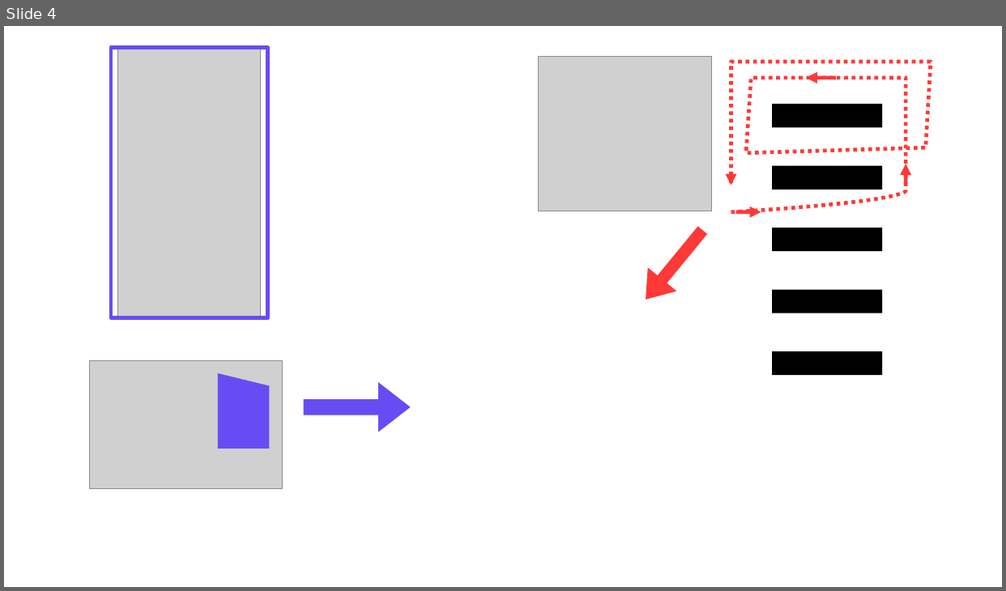
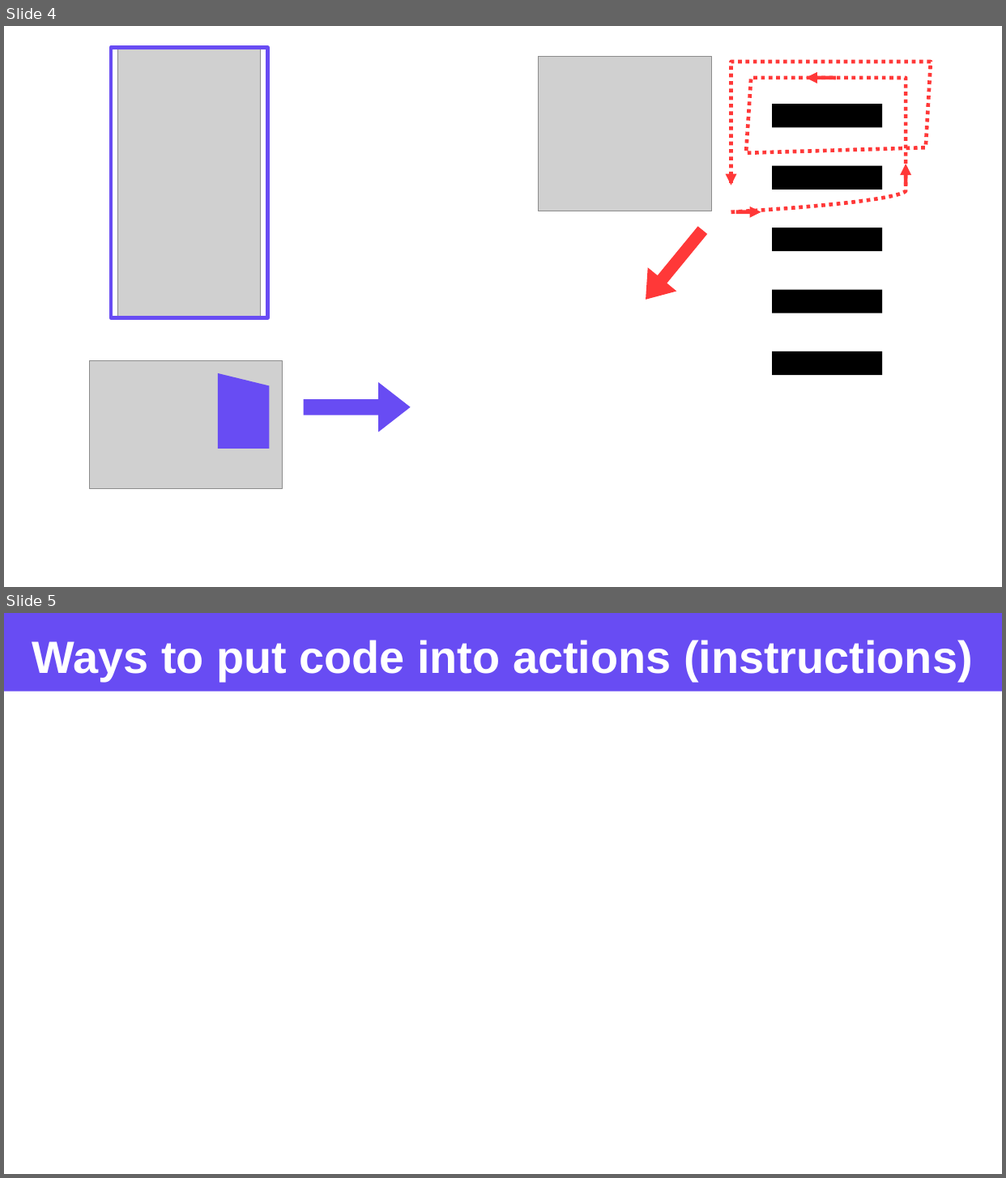
Before and after one commit to appijumbo/talks, a slide deck: WebAssembly Lightening Talk/webAssembly Talk v6.pptx. Shown one above the other, each under a label of ours: slide 4 before the commit, slides 4 and 5 after it. The pictures are 1006x591 and 1006x1178 pixels, drawn with LibreOffice and Linux fonts; fonts in the diff are those of the drawing; grey boxes stand for pictures. Boxes give left, top, right and bottom in pixels: in the first picture for what was removed or moved away, otherwise in the second. Text is boxed around its words. In the diff, an @@ line names an element or a change of style, - is before the commit and + after.

```diff
--- a/WebAssembly Lightening Talk/webAssembly Talk v6.pptx
+++ b/WebAssembly Lightening Talk/webAssembly Talk v6.pptx
@@ slide 5 added at (x1=4, y1=613, x2=1002, y2=1174), background #FFFFFF @@
@@ rectangle added at (x1=4, y1=613, x2=1002, y2=692), fill #684CF3 @@
@@ text added at (x1=32, y1=640, x2=973, y2=681), 36 pt, text #FFFFFF, bold @@
+Ways to put code into actions (instructions)
```
Also in this commit, not shown: 5 slides changed, 8 other files.
